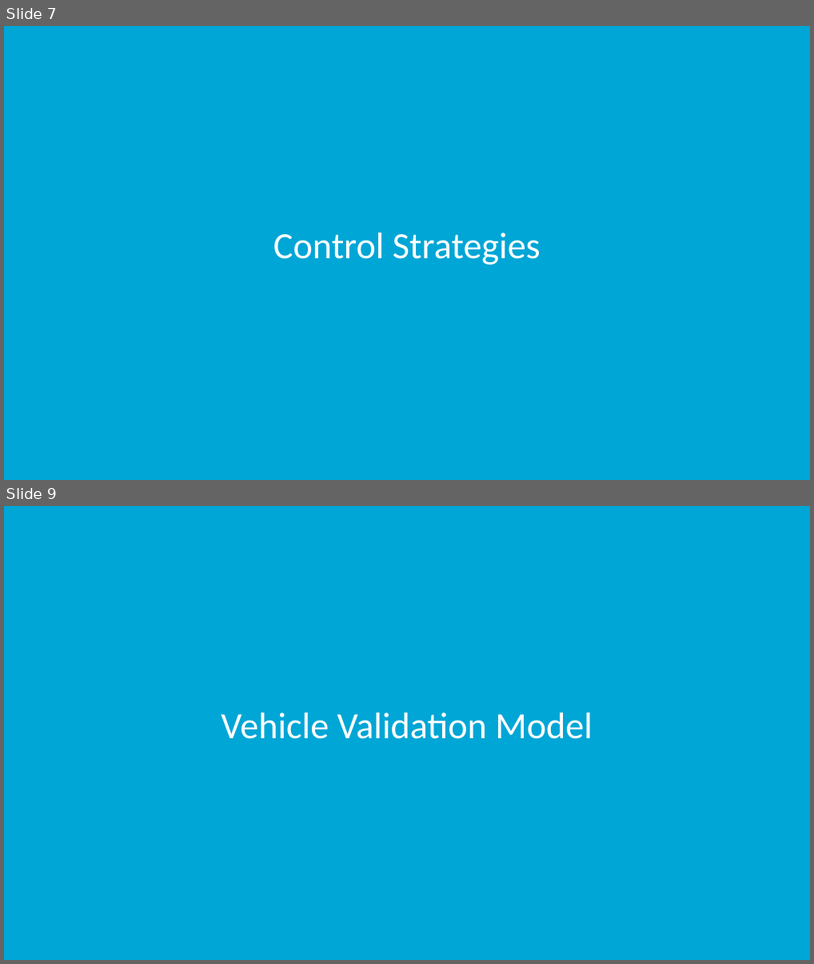
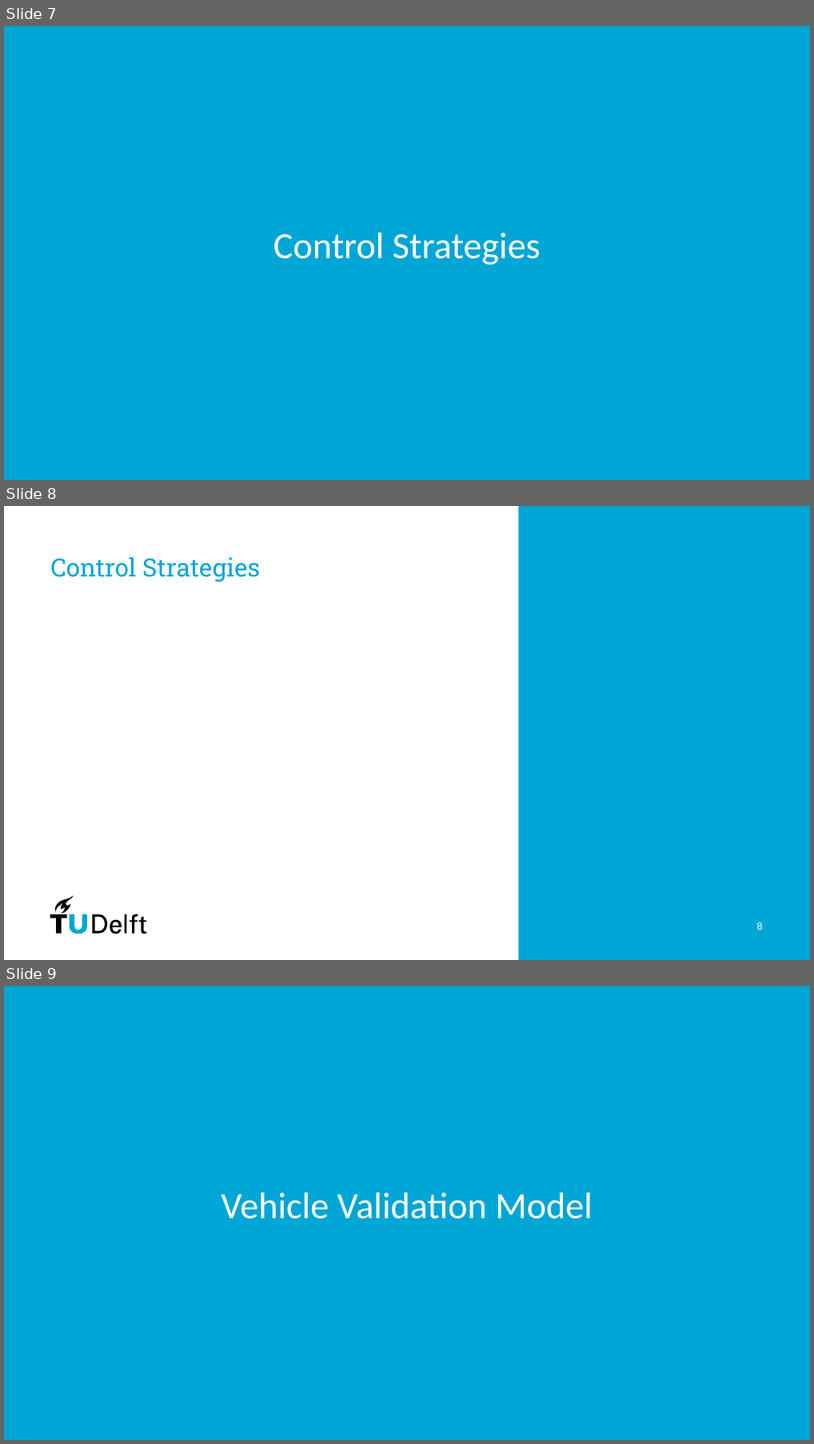
Before and after one commit to PavanPrasad-HG/Vehicle-Dynamics-Control, a slide deck: GP/Group5_GP/Group Presentation.pptx. Shown one above the other, each under a label of ours: slides 7 and 9 before the commit, slides 7, 8 and 9 after it; the slides between them are not shown. The pictures are 814x964 and 814x1444 pixels, drawn with LibreOffice and Linux fonts; fonts in the diff are those of the drawing; background and template pictures are left out. Boxes give left, top, right and bottom in pixels: in the first picture for what was removed or moved away, otherwise in the second. Text is boxed around its words. In the diff, an @@ line names an element or a change of style, - is before the commit and + after.

```diff
--- a/GP/Group5_GP/Group Presentation.pptx
+++ b/GP/Group5_GP/Group Presentation.pptx
@@ slide 8 added at <box>4,506,810,960</box>, background #FFFFFF @@
@@ rectangle added at <box>519,506,810,960</box>, fill #00A6D6 @@
@@ title added at <box>50,557,260,582</box>, 29.8 pt, text #00A6D6 @@
+Control Strategies
@@ group added at <box>50,896,146,934</box>: 7 freeform shapes, 1 rectangle @@
@@ page number added at <box>758,922,763,929</box>, 12 pt, text #FFFFFF @@
+8
```
Also in this commit, not shown: 3 slides changed, 3 other slides added, 4 slides removed.
